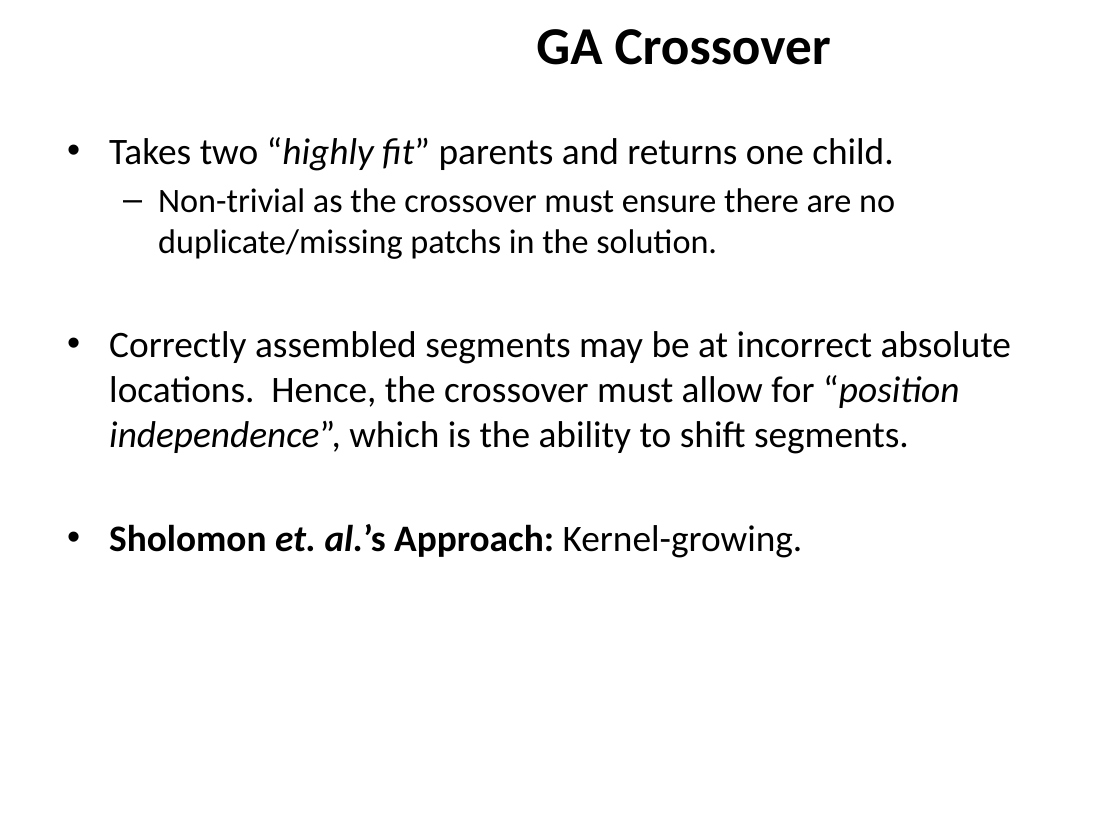
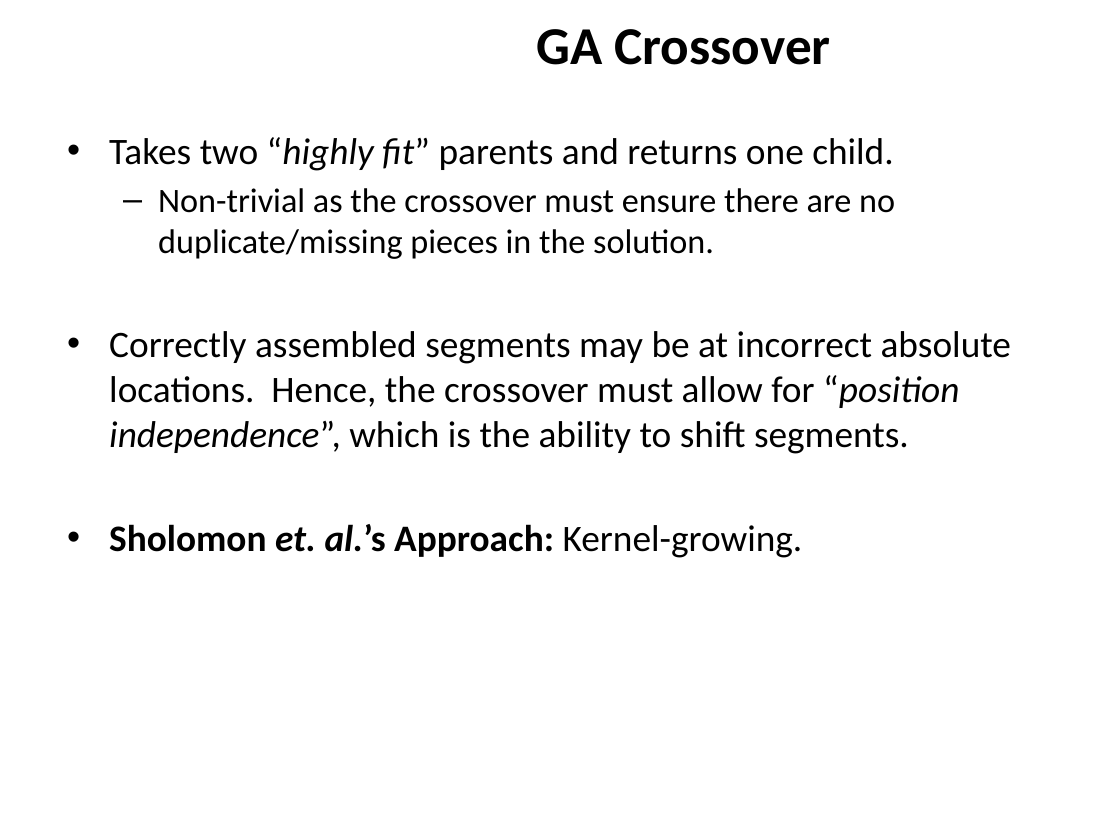
Before and after one commit to ZaydH/sjsu_thesis, a slide deck: slide 36 of Papers/Zayd_Hammoudeh_-_Square_Jigsaw_Puzzle_Problem_Literature_Review.pptx (slide 34 before the commit). Drawn at 1120x840 pixels with LibreOffice and Linux fonts; fonts in the diff are those of the drawing; background and template pictures are left out. Boxes give left, top, right and bottom in pixels: in the first picture for what was removed or moved away, otherwise in the second. Text is boxed around its words. In the diff, an @@ line names an element or a change of style, - is before the commit and + after.

Commit message:
More work on the literature review.  Cleaning up the presentation. Standardizing on reviewing to the "patches" as "pieces"

```diff
--- a/Papers/Zayd_Hammoudeh_-_Square_Jigsaw_Puzzle_Problem_Literature_Review.pptx
+++ b/Papers/Zayd_Hammoudeh_-_Square_Jigsaw_Puzzle_Problem_Literature_Review.pptx
@@ text at <box>158,188,895,259</box>: text changed @@
-  – Non-trivial as the crossover must ensure there are no duplicate/missing patchs in the solution.
+  – Non-trivial as the crossover must ensure there are no duplicate/missing pieces in the solution.
```
Also in this commit, not shown: 10 other slides changed, 4 slides added.
